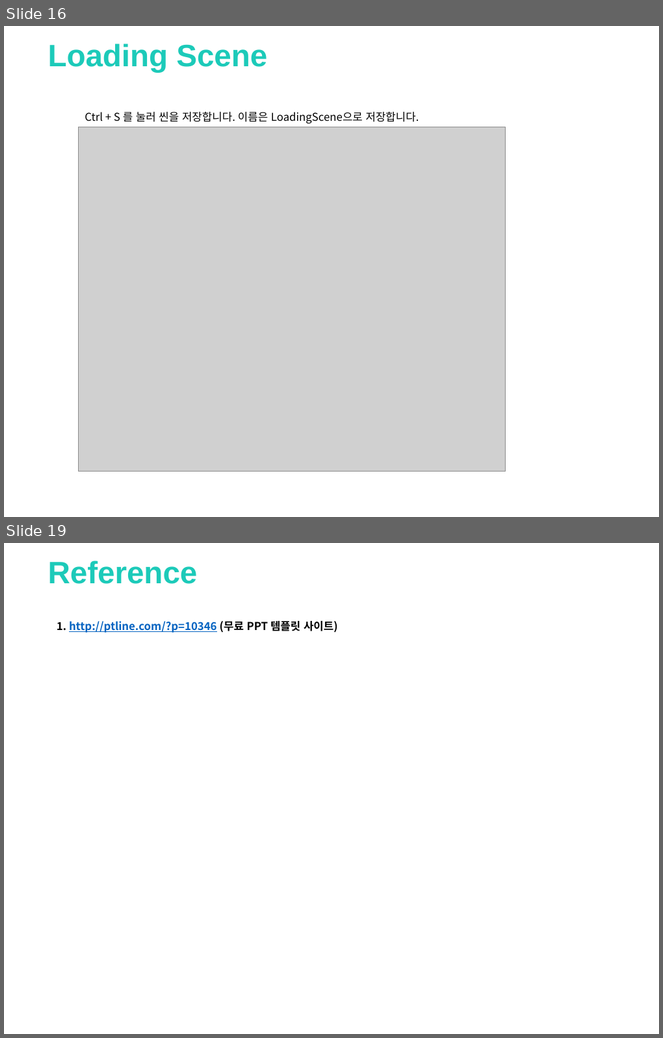
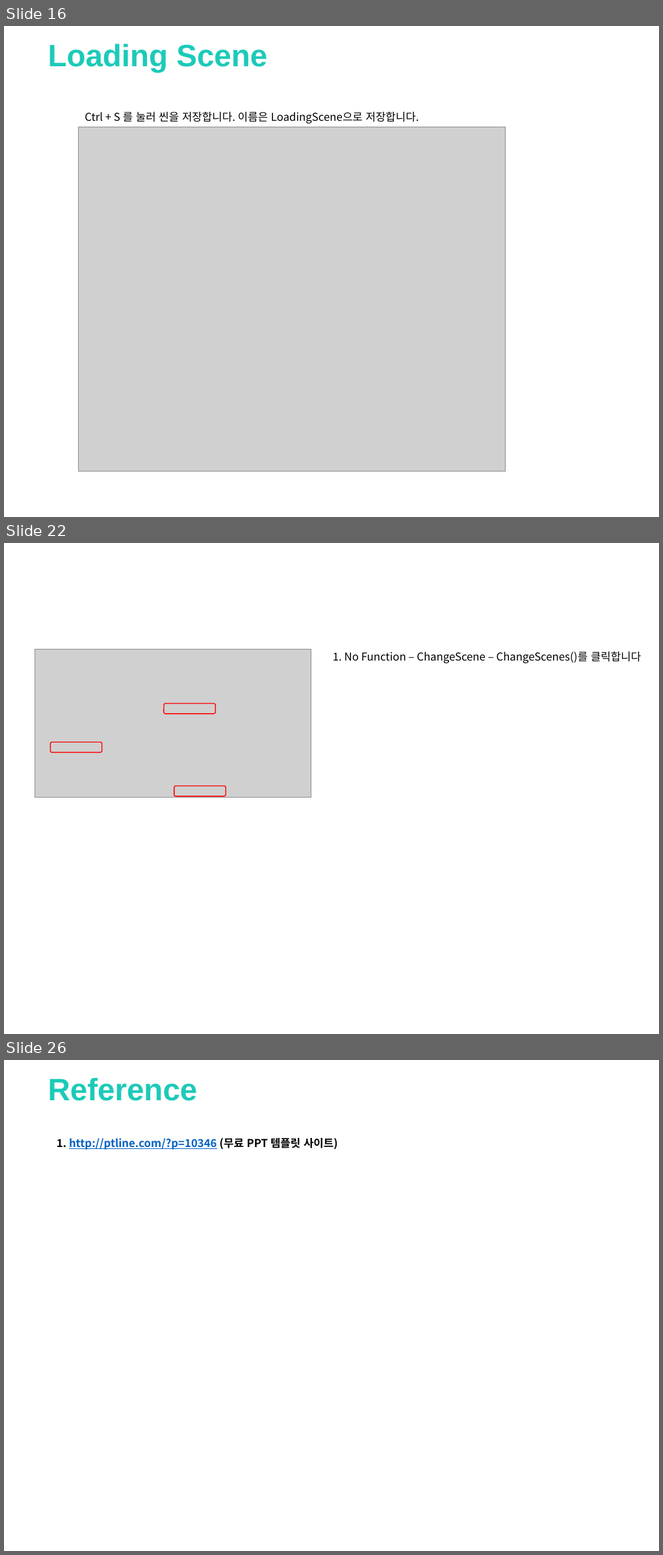
Before and after one commit to clianor/Unity-Final-Project, a slide deck: 기말과제.pptx. Shown one above the other, each under a label of ours: slides 16 and 19 before the commit, slides 16, 22 and 26 after it; the slides between them are not shown. The pictures are 663x1038 and 663x1555 pixels, drawn with LibreOffice and Linux fonts; fonts in the diff are those of the drawing; grey boxes stand for pictures; background and template pictures are left out. Boxes give left, top, right and bottom in pixels: in the first picture for what was removed or moved away, otherwise in the second. Text is boxed around its words. In the diff, an @@ line names an element or a change of style, - is before the commit and + after.

Commit message:
Loding Scene PPT Update

```diff
--- a/기말과제.pptx
+++ b/기말과제.pptx
@@ slide 22 added at (4,543,659,1034), background picture (left out) @@
@@ picture added at (35,649,311,797) @@
@@ text added at (333,652,641,664), 12 pt, text #000000 @@
+1. No Function – ChangeScene – ChangeScenes()를 클릭합니다
@@ rounded rectangle added at (164,704,216,714), outline #FF0000 1 pt @@
@@ rounded rectangle added at (51,742,102,753), outline #FF0000 1 pt @@
@@ rounded rectangle added at (174,786,226,797), outline #FF0000 1 pt @@
@@ what was slide 19 is now slide 26 @@
```
Also in this commit, not shown: 8 other slides added, 2 slides removed, 25 other files.
